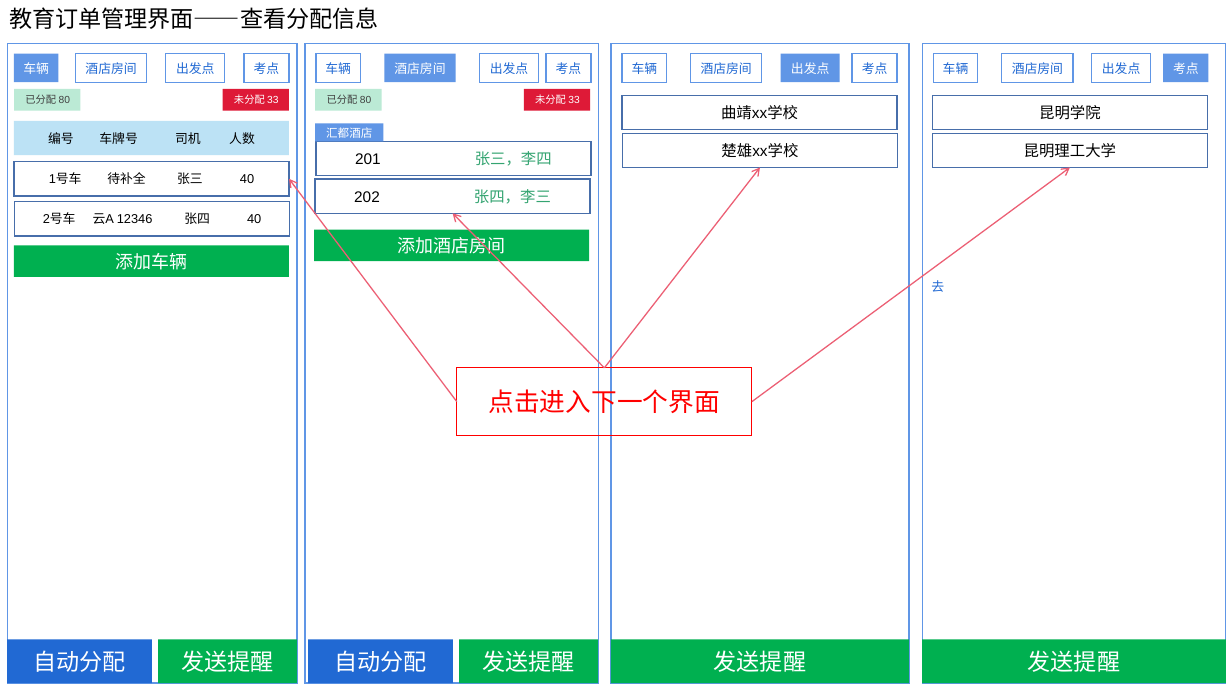
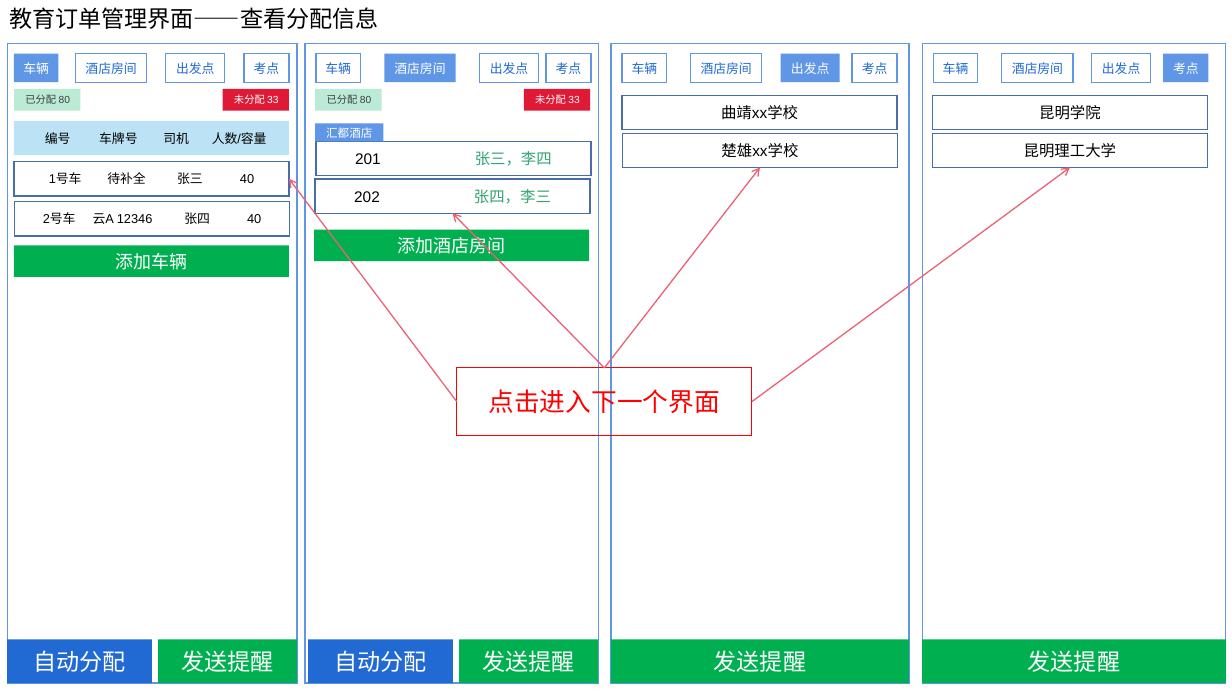
Before and after one commit to ISheenSomeOne/eTeam, a slide deck: slide 16 of 界面设计/eTeam界面—团队.pptx. Drawn at 1232x693 pixels with LibreOffice and Linux fonts; fonts in the diff are those of the drawing. Boxes give left, top, right and bottom in pixels: in the first picture for what was removed or moved away, otherwise in the second. Text is boxed around its words. In the diff, an @@ line names an element or a change of style, - is before the commit and + after.

Commit message:
update

```diff
--- a/界面设计/eTeam界面—团队.pptx
+++ b/界面设计/eTeam界面—团队.pptx
@@ text in rectangle at (45, 132, 267, 144): text changed @@
-编号 车牌号 司机 人数
+编号 车牌号 司机 人数/容量
@@ text in rectangle at (931, 280, 944, 292): text removed @@
-去
```
